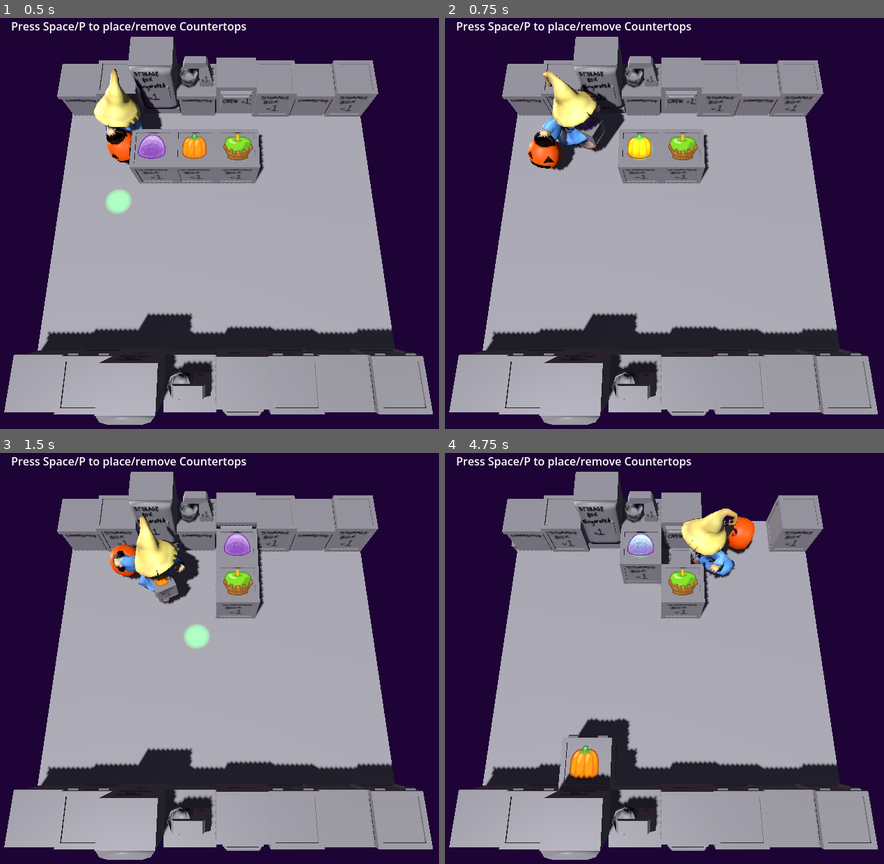
Above: before the commit, frames 1-4 (two rows, left to right).
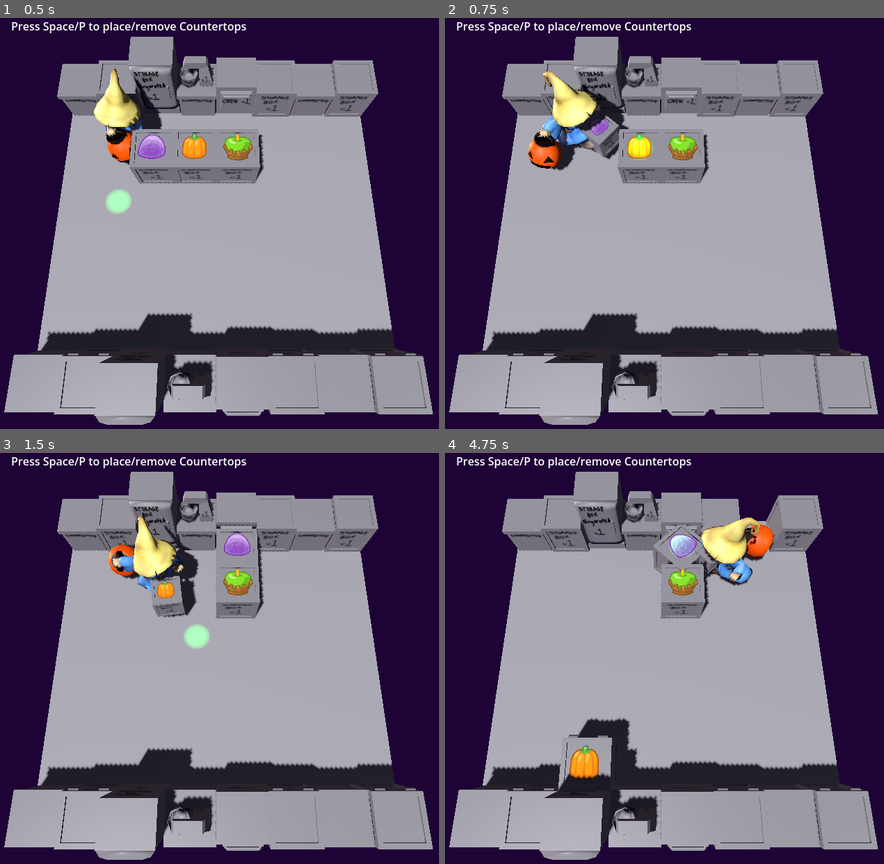
Above: after the commit, the same moments.

Repository: AdmiralPotato/halloween_game_2026
Game: Godot game, scene res://map/TilemapTest.tscn
Same seed, same stepped clock (60 frames per second), same inputs: the game is played once before the commit and once after it.
Inputs (mouse positions are in pixels of both pictures, inside the frame that each line leads up to):
- Up to frame 1 (0.5 s): no input
- Up to frame 2 (0.75 s): tap Space at 0.5 s; move the mouse to (761, 202) at 0.52 s; hold Right (move_right) from 0.53 s (still down); tap P (pickup) at 0.6 s
- Up to frame 3 (1.5 s): tap Space at 1.25 s; move the mouse to (127, 683) at 1.27 s; release Right (move_right) at 1.28 s; hold Down (move_down) from 1.28 s (still down); tap P (pickup) at 1.35 s
- Up to frame 4 (4.75 s): tap Space every 0.75 s from 2 to 4.25 s; move the mouse to (704, 563) at 2.02 s; release Down (move_down) at 2.03 s; hold Right (move_right) 2.03-2.78 s; tap P (pickup) every 0.75 s from 2.1 to 4.35 s; move the mouse to (638, 748) at 2.77 s; hold Up (move_up) 2.78-3.53 s; move the mouse to (796, 728) at 3.52 s; hold Left (move_left) from 3.53 s (still down); move the mouse to (528, 592) at 4.27 s

Frame 1 is identical in both runs. In frame 2, 0.5% of the frame differs, in the area x 29-42%, y 22-35%; in frame 3, 1.3%; in frame 4, 4.0%, in the area x 15-76%, y 11-33%.

Commit message:
Unify "MapNodes" and allow them to tween themselves

Diff:
--- /dev/null
+++ b/map/base_map_node.gd
@@ -0,0 +1,18 @@
+@abstract
+class_name BaseMapNode
+extends Node3D
+
+const TWEEN_TIME = 0.2
+
+var last_global_transform: Transform3D
+func store_global_transform():
+	last_global_transform = global_transform if is_inside_tree() else Transform3D()
+
+var tween: Tween
+func animate_to_current_transform():
+	if tween:
+		tween.kill()
+	tween = create_tween().set_trans(Tween.TRANS_SINE)
+	var new_transform = transform
+	global_transform = last_global_transform  # updates .transform
+	tween.tween_property(self, "transform", new_transform, TWEEN_TIME)
--- a/map/furni_node.gd
+++ b/map/furni_node.gd
@@ -1,5 +1,5 @@
 @abstract
-extends Node3D
+extends BaseMapNode
 class_name FurniNode
 
 @export var item_height = 1;
--- a/map/item_node.gd
+++ b/map/item_node.gd
@@ -1,5 +1,5 @@
 @abstract
-extends Node3D
+extends BaseMapNode
 class_name ItemNode
 
 ## If the given item can be combined with this item, do it, and return true.
--- a/map/test_player.gd
+++ b/map/test_player.gd
@@ -11,7 +11,7 @@
 ## How fast the birb wants to turn in RADIANS per second
 @export var turn_speed := TAU
 
-var held_object: Node3D
+var held_object: BaseMapNode
 var in_rearrange_mode := true
 
 func _physics_process(delta):
@@ -35,34 +35,16 @@
 		var target_tile := Global.tilemap.find_tile(self.position, self.basis.z, 1.4)
 		var tilemap := Global.tilemap
 		var old_held := held_object
-		var old_xform := old_held.global_transform if old_held else Transform3D()
 		if held_object is FurniNode || in_rearrange_mode:
 			# doesn't matter if we're in rearrange mode if we're already holding furni
-			var placed_furni = Global.tilemap.get_furni(target_tile)
-			if placed_furni:
-				# XXX assume it unlikely that the position of a Furni node
-				# is exactly 0
-				old_xform = placed_furni.global_transform
 			held_object = Global.tilemap.swap_furni(target_tile, held_object)
 		elif held_object is ItemNode || !in_rearrange_mode:
 			held_object = Global.tilemap.swap_item(target_tile, held_object)
 		# If we're holding an object now, it's because we picked one up.
 		if held_object:
 			add_child(held_object)
-			# after we're added as a child, our global_position is again valid
-			# based on our new hierarchy; tween over to where we want to be in
-			# local space.
-			held_object.global_transform = old_xform
-			var tween = create_tween().set_trans(Tween.TRANS_SINE)
-			var target = Transform3D()
-			target.basis = target.basis.scaled(SMOL)
-			target.origin = HAND_POS
-			tween.tween_property(held_object, "transform", target, TWEEN_TIME)
-		else:  # we put something down
-			if old_held is FurniNode:
-				var new_xform = old_held.transform  # set by swap_furni
-				# reset to unity scale
-				new_xform.basis = new_xform.basis.scaled(Vector3.ONE / new_xform.basis.get_scale())
-				old_held.global_transform = old_xform
-				var tween = create_tween().set_trans(Tween.TRANS_SINE)
-				tween.tween_property(old_held, "transform", new_xform, TWEEN_TIME)
+			held_object.position = HAND_POS
+			held_object.scale = SMOL
+			held_object.animate_to_current_transform()
+		if old_held:
+			old_held.animate_to_current_transform()
--- a/map/tilemap.gd
+++ b/map/tilemap.gd
@@ -73,16 +73,19 @@
 	if !tile: return new_node
 	var old_node := tile.furni
 	if old_node:
+		old_node.store_global_transform()
 		old_node.name = "FurniPickedUp"
 		remove_child(old_node)
 		old_node.pack()
 	tile.furni = new_node
 	if new_node:
+		new_node.store_global_transform()
 		if new_node.get_parent():
 			new_node.reparent(self, false)
 		else:
 			add_child(new_node)
 		new_node.position = Vector3(xy.x+0.5, 0.0, xy.y+0.5)
+		new_node.scale = Vector3.ONE
 		new_node.name = "Furni%d_%d" % [xy.x, xy.y]
 		new_node.unpack()
 	if tile.item:
Not shown, added: map/base_map_node.gd.uid
